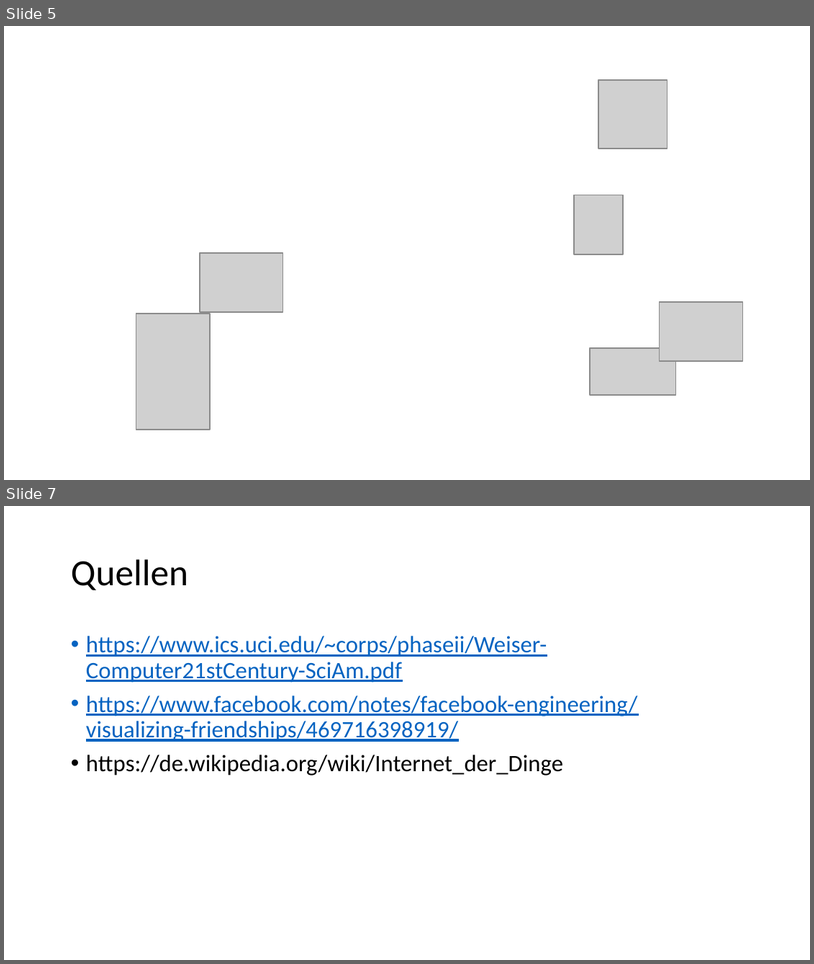
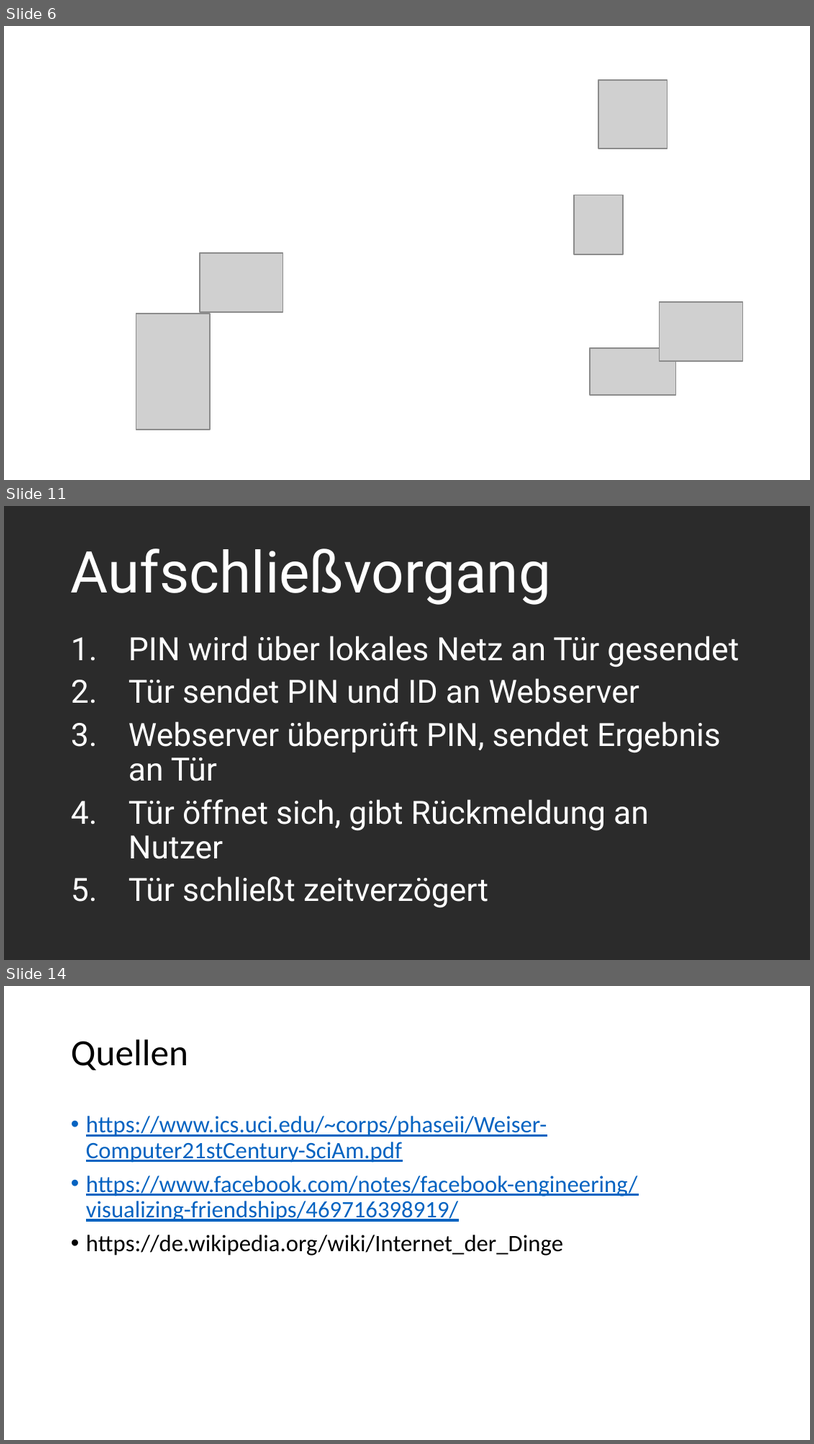
Before and after one commit to ottojo/entryManagement, a slide deck: Internet of Things.pptx. Shown one above the other, each under a label of ours: slides 5 and 7 before the commit, slides 6, 11 and 14 after it; the slides between them are not shown. The pictures are 814x964 and 814x1444 pixels, drawn with LibreOffice and Linux fonts; fonts in the diff are those of the drawing; grey boxes stand for pictures; background and template pictures are left out; a plain dark background stands for a picture behind light text. Boxes give left, top, right and bottom in pixels: in the first picture for what was removed or moved away, otherwise in the second. Text is boxed around its words. In the diff, an @@ line names an element or a change of style, - is before the commit and + after.

```diff
--- a/Internet of Things.pptx
+++ b/Internet of Things.pptx
@@ slide 11 added at [4, 506, 810, 960], background picture (left out) @@
@@ title added at [71, 548, 551, 605], 36 pt, text #FFFFFF @@
+Aufschließvorgang
@@ text added at [129, 636, 739, 908], 20 pt, text #FFFFFF @@
+1. PIN wird über lokales Netz an Tür gesendet
+2. Tür sendet PIN und ID an Webserver
+3. Webserver überprüft PIN, sendet Ergebnis an Tür
+4. Tür öffnet sich, gibt Rückmeldung an Nutzer
+5. Tür schließt zeitverzögert
@@ what was slide 5 is now slide 6 @@
@@ what was slide 7 is now slide 14 @@
```
Also in this commit, not shown: 6 other slides added.
